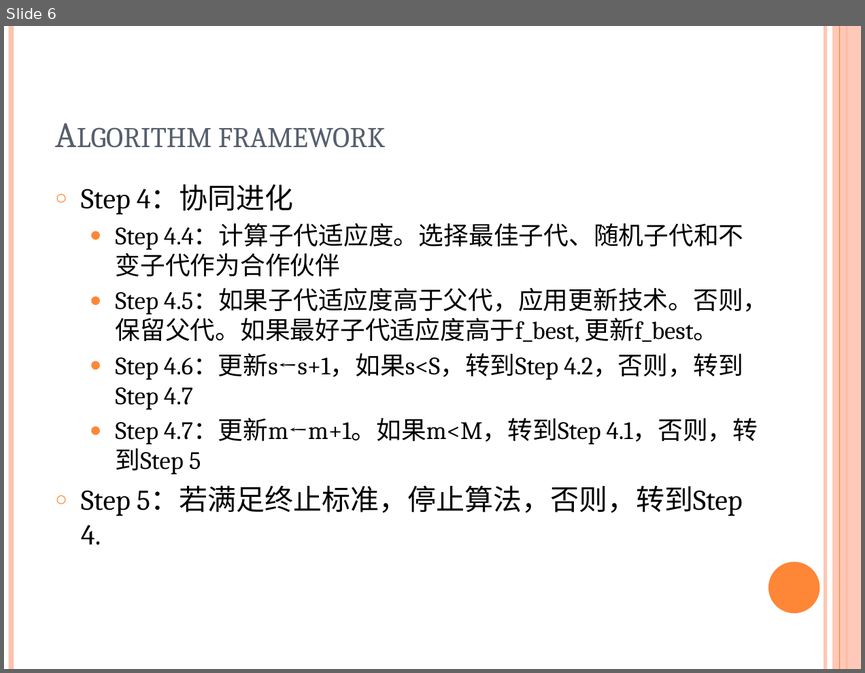
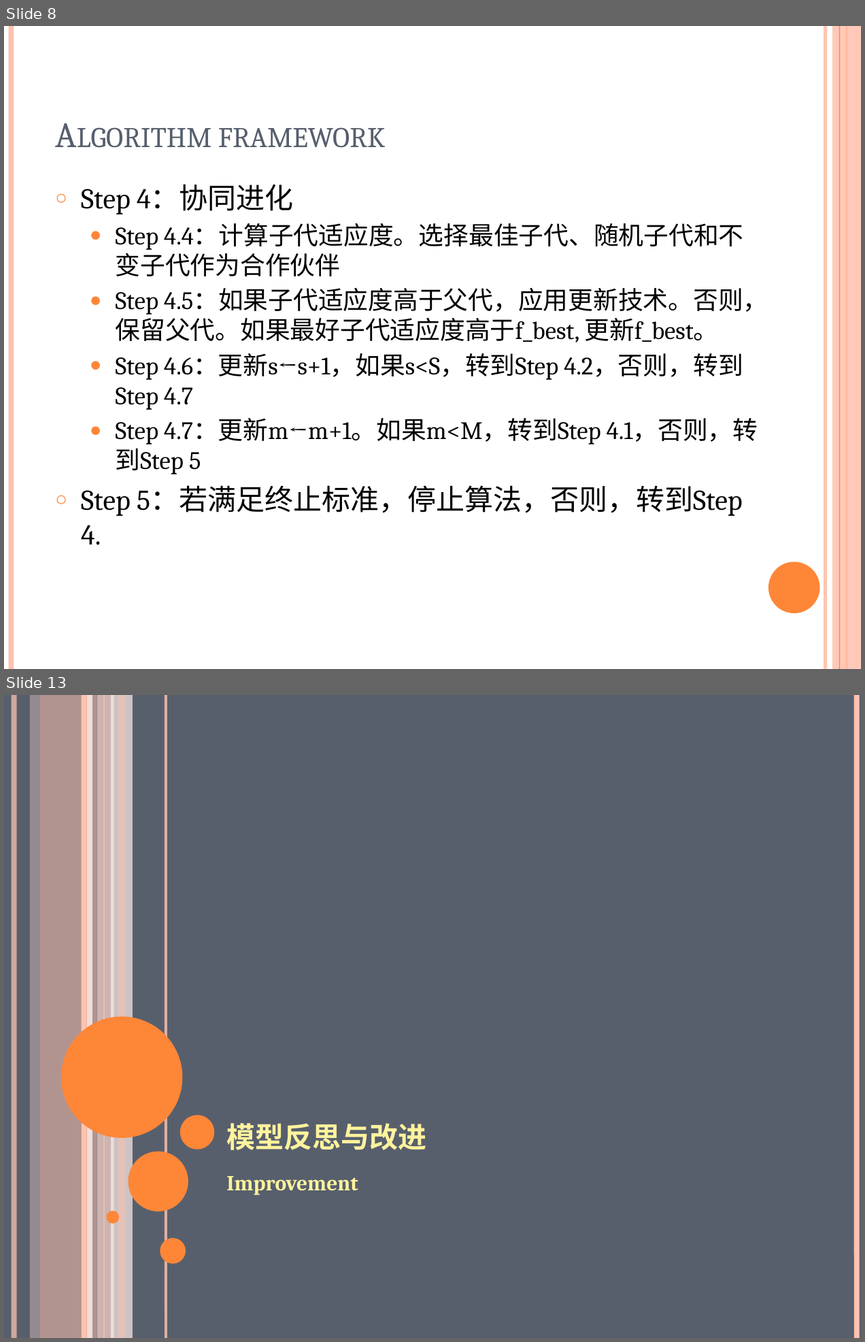
Before and after one commit to likaihz/EAS, a slide deck: JiaChenghao/合作协同进化算法解决作业调度问题.pptx. Shown one above the other, each under a label of ours: slide 6 before the commit, slides 8 and 13 after it; the slides between them are not shown. The pictures are 865x673 and 865x1342 pixels, drawn with LibreOffice and Linux fonts; fonts in the diff are those of the drawing. Boxes give left, top, right and bottom in pixels: in the first picture for what was removed or moved away, otherwise in the second. Text is boxed around its words. In the diff, an @@ line names an element or a change of style, - is before the commit and + after.

```diff
--- a/JiaChenghao/合作协同进化算法解决作业调度问题.pptx
+++ b/JiaChenghao/合作协同进化算法解决作业调度问题.pptx
@@ slide 13 added at bbox=[4, 695, 861, 1338], background #575F6D @@
@@ line added from (14, 695) to (14, 1338), #FEC3AE 4.5 pt @@
@@ rectangle added at bbox=[30, 695, 39, 1338], fill #FFD9CE at 36% opacity @@
@@ rectangle added at bbox=[40, 695, 97, 1338], fill #FEC3AE at 54% opacity @@
@@ line added from (84, 695) to (84, 1338), #FEC3AE 4.5 pt @@
@@ line added from (90, 695) to (90, 1338), #FFEDE8 4.5 pt @@
@@ rectangle added at bbox=[96, 695, 113, 1338], fill #FFD9CE at 70% opacity @@
@@ line added from (104, 695) to (104, 1338), #FEC3AE 0.75 pt @@
@@ rectangle added at bbox=[111, 695, 133, 1338], fill #FFEDE8 at 71% opacity @@
@@ rectangle added at bbox=[118, 695, 125, 1338], fill #FEC3AE at 51% opacity @@
@@ line added from (166, 695) to (166, 1338), #FEC3AE 2.25 pt @@
@@ line added from (857, 695) to (857, 1338), #FEC3AE 4.5 pt @@
@@ ellipse added at bbox=[61, 1016, 183, 1138], fill #FE8637 @@
@@ ellipse added at bbox=[179, 1115, 214, 1149], fill #FE8637 @@
@@ title added at bbox=[226, 1123, 426, 1150], 30 pt, text #FFF39D, bold, small capitals @@
+模型反思与改进
@@ ellipse added at bbox=[128, 1151, 188, 1211], fill #FE8637 @@
@@ text added at bbox=[226, 1176, 358, 1195], 18 pt, text #FFF39D, bold @@
+Improvement
@@ ellipse added at bbox=[106, 1211, 119, 1223], fill #FE8637 @@
@@ ellipse added at bbox=[160, 1238, 186, 1263], fill #FE8637 @@
@@ what was slide 6 is now slide 8 @@
```
Also in this commit, not shown: 7 other slides added, 1 other file.
